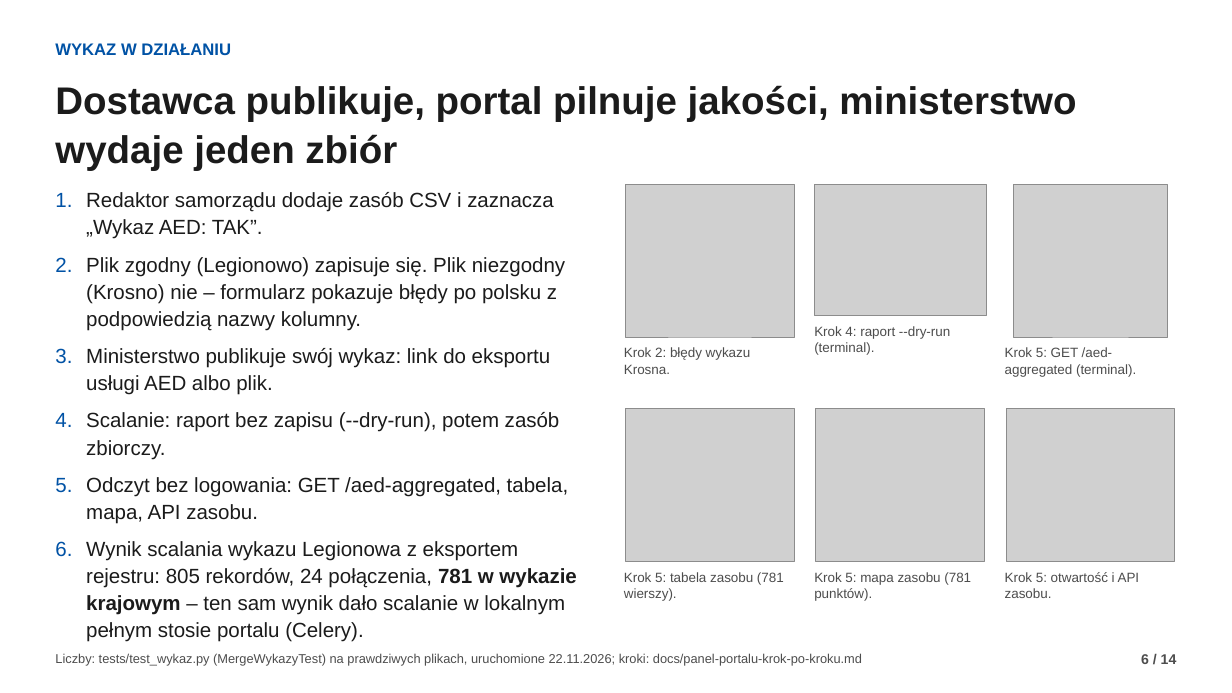
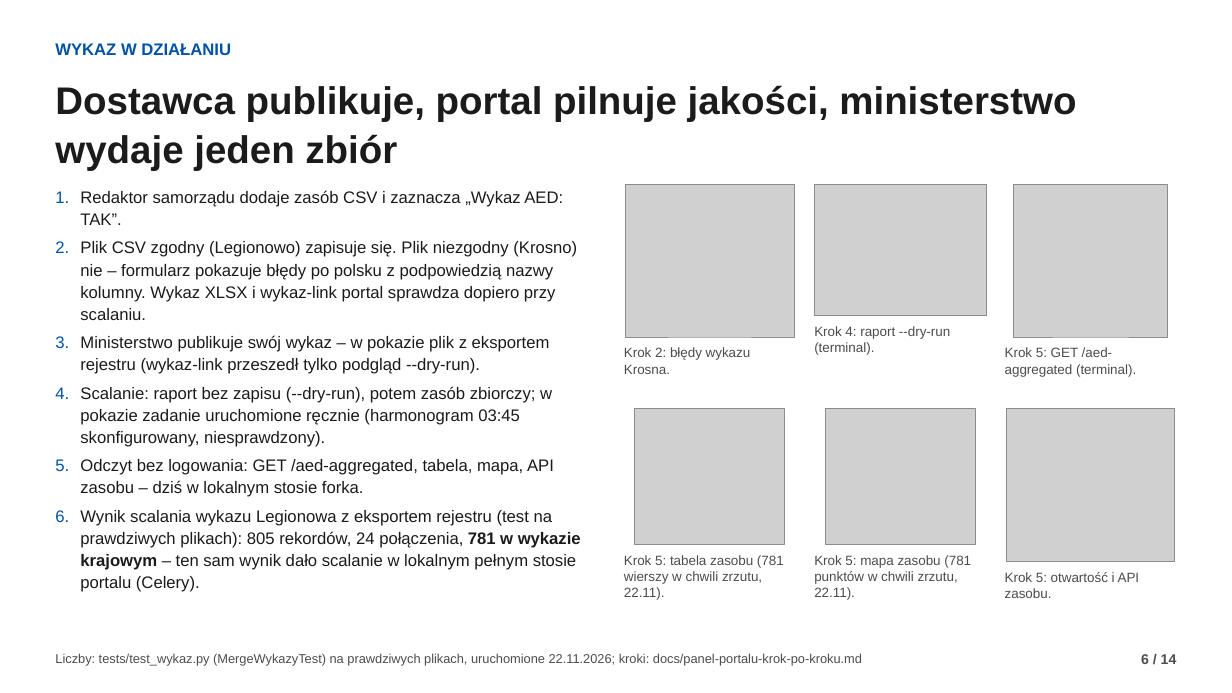
Before and after one commit to fidok15/AED, a slide deck: slide 6 of docs/prezentacja/misja-aed.pptx. Drawn at 1232x693 pixels with LibreOffice and Linux fonts; fonts in the diff are those of the drawing; grey boxes stand for pictures. Boxes give left, top, right and bottom in pixels: in the first picture for what was removed or moved away, otherwise in the second. Text is boxed around its words. In the diff, an @@ line names an element or a change of style, - is before the commit and + after.

```diff
--- a/docs/prezentacja/misja-aed.pptx
+++ b/docs/prezentacja/misja-aed.pptx
@@ text at <box>80,190,563,225</box>: size 16 to 13 pt in "Redaktor samorządu dodaje zasób CSV i zaznacza ..."; indent changed @@
@@ text at <box>80,241,581,592</box>: text changed; size 16 to 13 pt @@
-2. Plik zgodny (Legionowo) zapisuje się. Plik niezgodny (Krosno) nie – formularz pokazuje błędy po polsku z podpowiedzią nazwy kolumny.
-3. Ministerstwo publikuje swój wykaz: link do eksportu usługi AED albo plik.
-4. Scalanie: raport bez zapisu (--dry-run), potem zasób zbiorczy.
-5. Odczyt bez logowania: GET /aed-aggregated, tabela, mapa, API zasobu.
-6. Wynik scalania wykazu Legionowa z eksportem rejestru: 805 rekordów, 24 połączenia, 781 w wykazie krajowym – ten sam wynik dało scalanie w lokalnym pełnym stosie portalu (Celery).
+2. Plik CSV zgodny (Legionowo) zapisuje się. Plik niezgodny (Krosno) nie – formularz pokazuje błędy po polsku z podpowiedzią nazwy kolumny. Wykaz XLSX i wykaz-link portal sprawdza dopiero przy scalaniu.
+3. Ministerstwo publikuje swój wykaz – w pokazie plik z eksportem rejestru (wykaz-link przeszedł tylko podgląd --dry-run).
+4. Scalanie: raport bez zapisu (--dry-run), potem zasób zbiorczy; w pokazie zadanie uruchomione ręcznie (harmonogram 03:45 skonfigurowany, niesprawdzony).
+5. Odczyt bez logowania: GET /aed-aggregated, tabela, mapa, API zasobu – dziś w lokalnym stosie forka.
+6. Wynik scalania wykazu Legionowa z eksportem rejestru (test na prawdziwych plikach): 805 rekordów, 24 połączenia, 781 w wykazie krajowym – ten sam wynik dało scalanie w lokalnym pełnym stosie portalu (Celery).
@@ picture: place and size @@
-picture at <box>626,409,795,561</box>
+picture at <box>635,409,785,544</box>
@@ picture: place and size @@
-picture at <box>816,409,985,561</box>
+picture at <box>825,409,975,544</box>
@@ text at <box>624,555,784,600</box>: text changed @@
-Krok 5: tabela zasobu (781 wierszy).
+Krok 5: tabela zasobu (781 wierszy w chwili zrzutu, 22.11).
@@ text at <box>814,555,971,600</box>: text changed @@
-Krok 5: mapa zasobu (781 punktów).
+Krok 5: mapa zasobu (781 punktów w chwili zrzutu, 22.11).
```
Also in this commit, not shown: 10 other slides changed, 14 other files.
